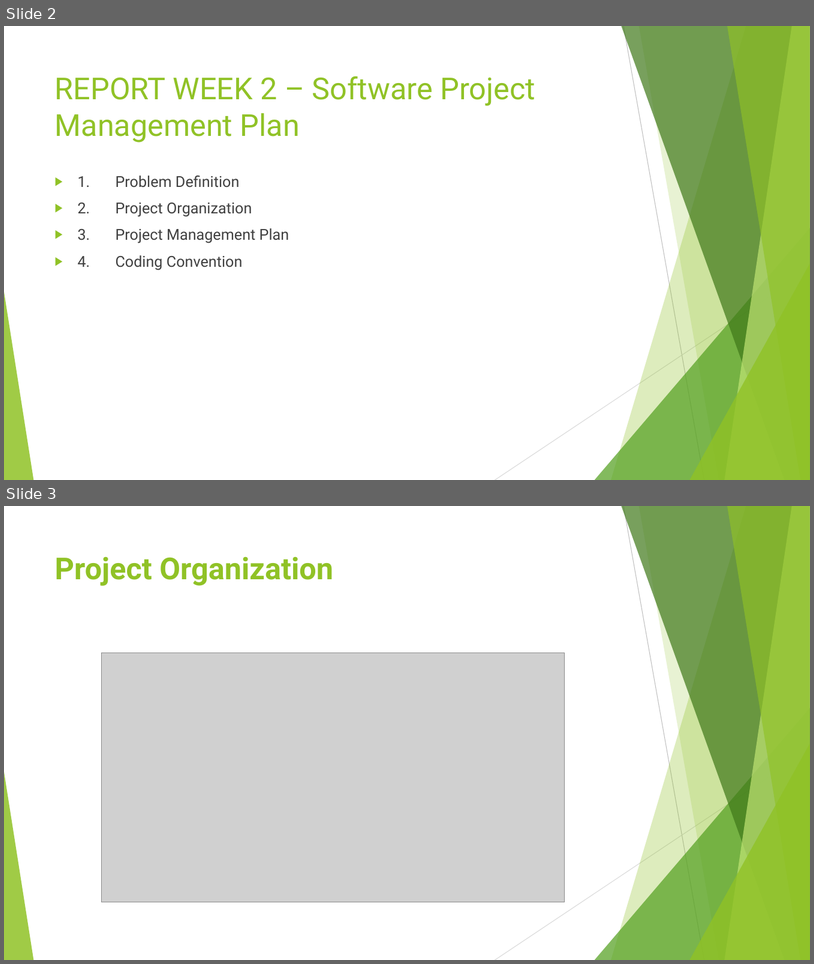
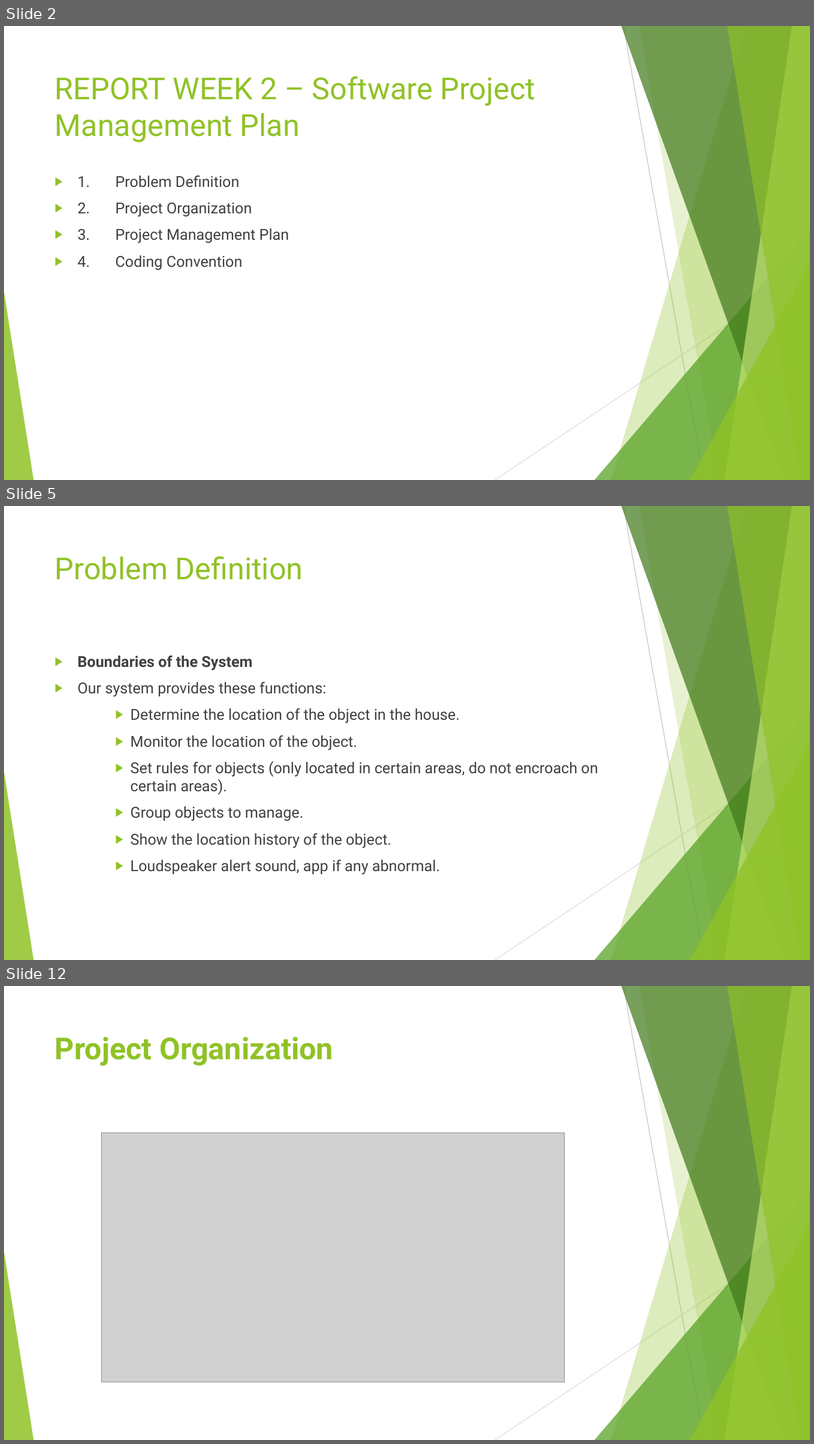
Before and after one commit to kingeni/CapstoneFU, a slide deck: document/Week_2/Report_Week_2.pptx. Shown one above the other, each under a label of ours: slides 2 and 3 before the commit, slides 2, 5 and 12 after it; the slides between them are not shown. The pictures are 814x964 and 814x1444 pixels, drawn with LibreOffice and Linux fonts; fonts in the diff are those of the drawing; grey boxes stand for pictures. Boxes give left, top, right and bottom in pixels: in the first picture for what was removed or moved away, otherwise in the second. Text is boxed around its words. In the diff, an @@ line names an element or a change of style, - is before the commit and + after.

```diff
--- a/document/Week_2/Report_Week_2.pptx
+++ b/document/Week_2/Report_Week_2.pptx
@@ slide 5 added at (4, 506, 810, 960), background #FFFFFF; not listed: 10 template elements that a slide beside it also shows @@
@@ title added at (55, 556, 303, 580), 36 pt, text #90C226 @@
+Problem Definition
@@ text added at (78, 655, 598, 874), 18 pt, text #404040 @@
+▶ Boundaries of the System
+▶ Our system provides these functions:
+    ▶ Determine the location of the object in the house.
+    ▶ Monitor the location of the object.
+    ▶ Set rules for objects (only located in certain areas, do not encroach on certain areas).
+    ▶ Group objects to manage.
+    ▶ Show the location history of the object.
+    ▶ Loudspeaker alert sound, app if any abnormal.
@@ what was slide 3 is now slide 12 @@
```
Also in this commit, not shown: 1 slide changed, 9 other slides added, 1 slide removed, 17 other files.
